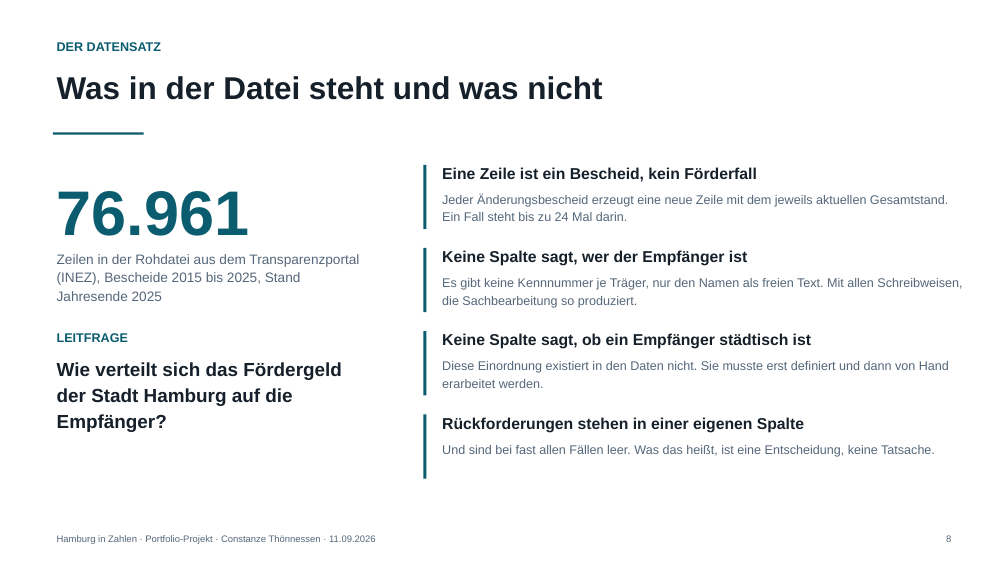
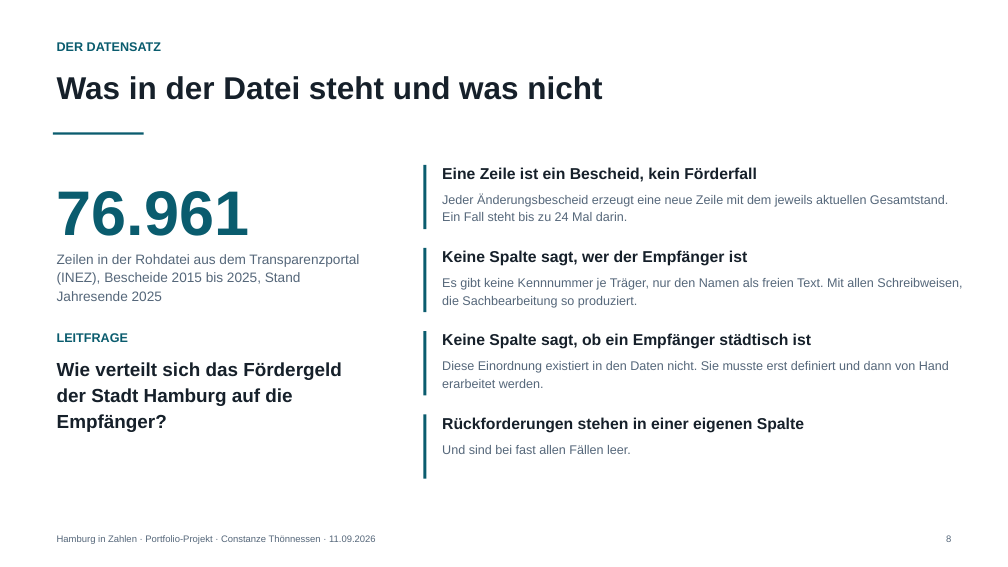
Before and after one commit to Coco1606/hamburg-in-zahlen-manuell, a slide deck: slide 8 of output/abschlusspraesentation-2026-09-11.pptx. Drawn at 1008x567 pixels with LibreOffice and Linux fonts; fonts in the diff are those of the drawing. Boxes give left, top, right and bottom in pixels: in the first picture for what was removed or moved away, otherwise in the second. Text is boxed around its words. In the diff, an @@ line names an element or a change of style, - is before the commit and + after.

```diff
--- a/output/abschlusspraesentation-2026-09-11.pptx
+++ b/output/abschlusspraesentation-2026-09-11.pptx
@@ text at (442,445,631,454): text changed @@
-Und sind bei fast allen Fällen leer. Was das heißt, ist eine Entscheidung, keine Tatsache.
+Und sind bei fast allen Fällen leer.
```
Also in this commit, not shown: 3 other files.
